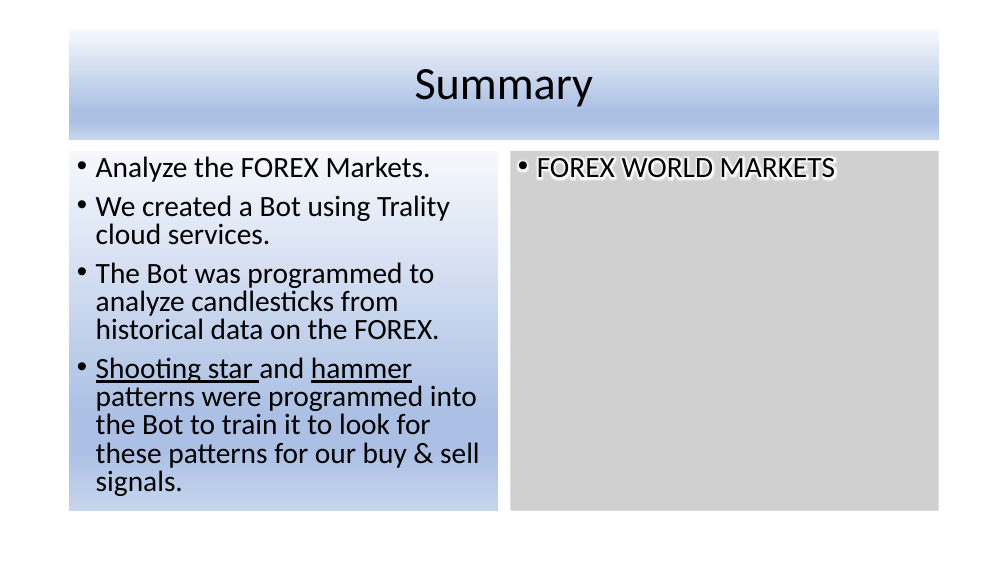
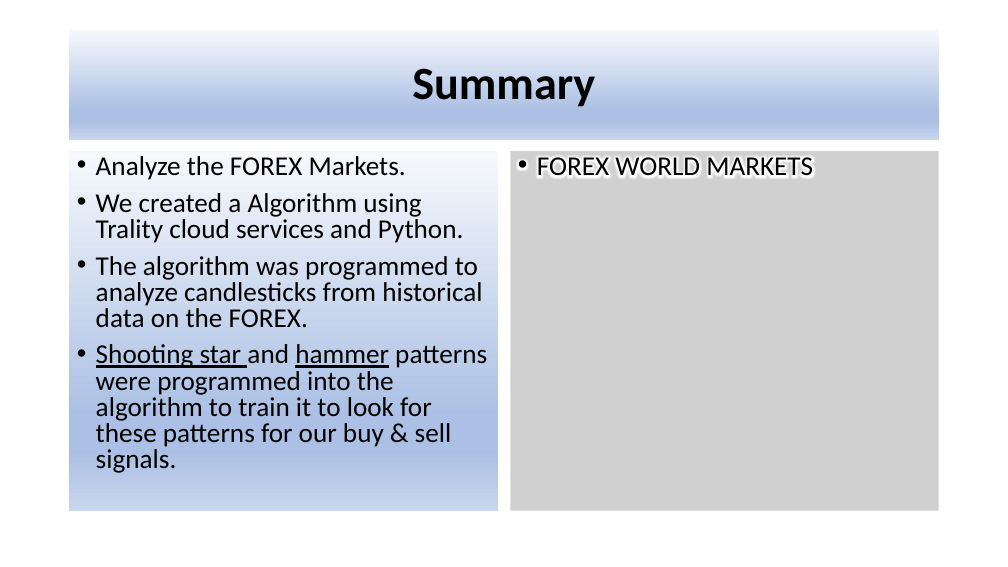
Before and after one commit to nestor39/trading_algorithm, a slide deck: slide 2 of Project_3.pptx. Drawn at 1008x567 pixels with LibreOffice and Linux fonts; fonts in the diff are those of the drawing; grey boxes stand for pictures. Boxes give left, top, right and bottom in pixels: in the first picture for what was removed or moved away, otherwise in the second. Text is boxed around its words. In the diff, an @@ line names an element or a change of style, - is before the commit and + after.

```diff
--- a/Project_3.pptx
+++ b/Project_3.pptx
@@ title "Summary" at (70,30,939,140): bold on @@
@@ text at (96,156,406,180): size 28 to 25.9 pt in "Analyze the FOREX Markets." @@
@@ picture "FOREX WORLD MARKETS" at (510,151,939,511): size 28 to 25.9 pt @@
@@ text at (96,193,487,473): text changed; size 28 to 25.9 pt @@
-• We created a Bot using Trality cloud services.
-• The Bot was programmed to analyze candlesticks from historical data on the FOREX.
-• Shooting star and hammer patterns were programmed into the Bot to train it to look for these patterns for our buy & sell signals.
+• We created a Algorithm using Trality cloud services and Python.
+• The algorithm was programmed to analyze candlesticks from historical data on the FOREX.
+• Shooting star and hammer patterns were programmed into the algorithm to train it to look for these patterns for our buy & sell signals.
```
Also in this commit, not shown: 7 other slides changed, 2 slides added, 2 other files.
